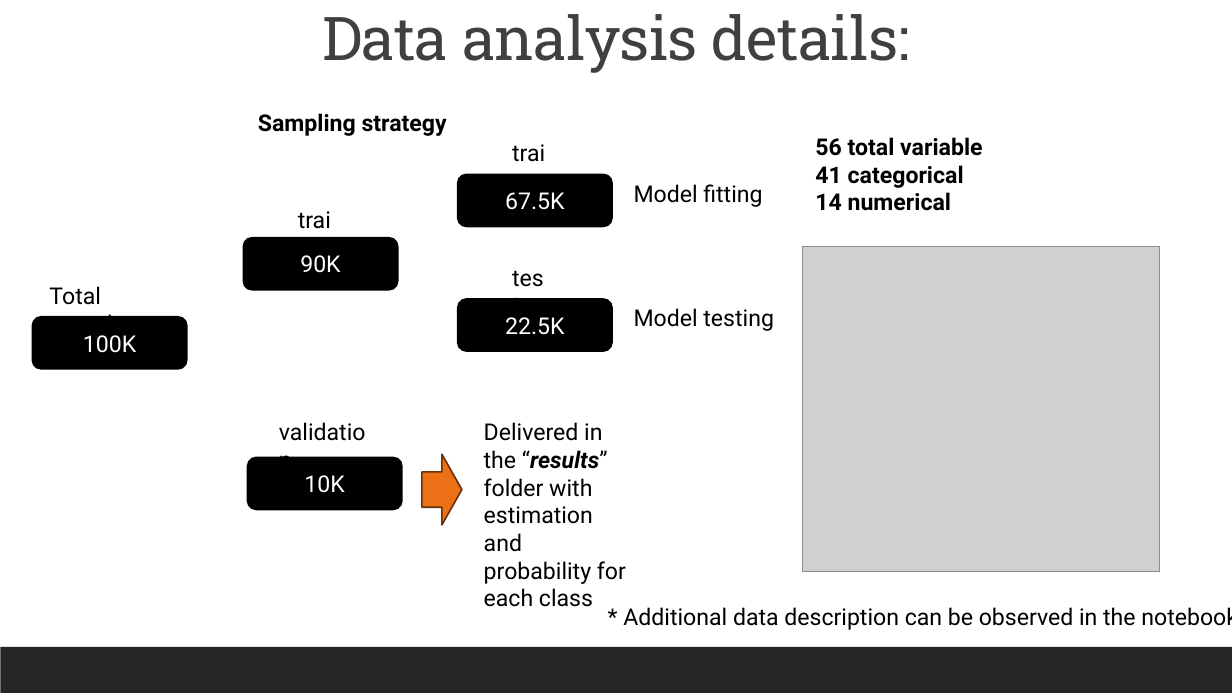
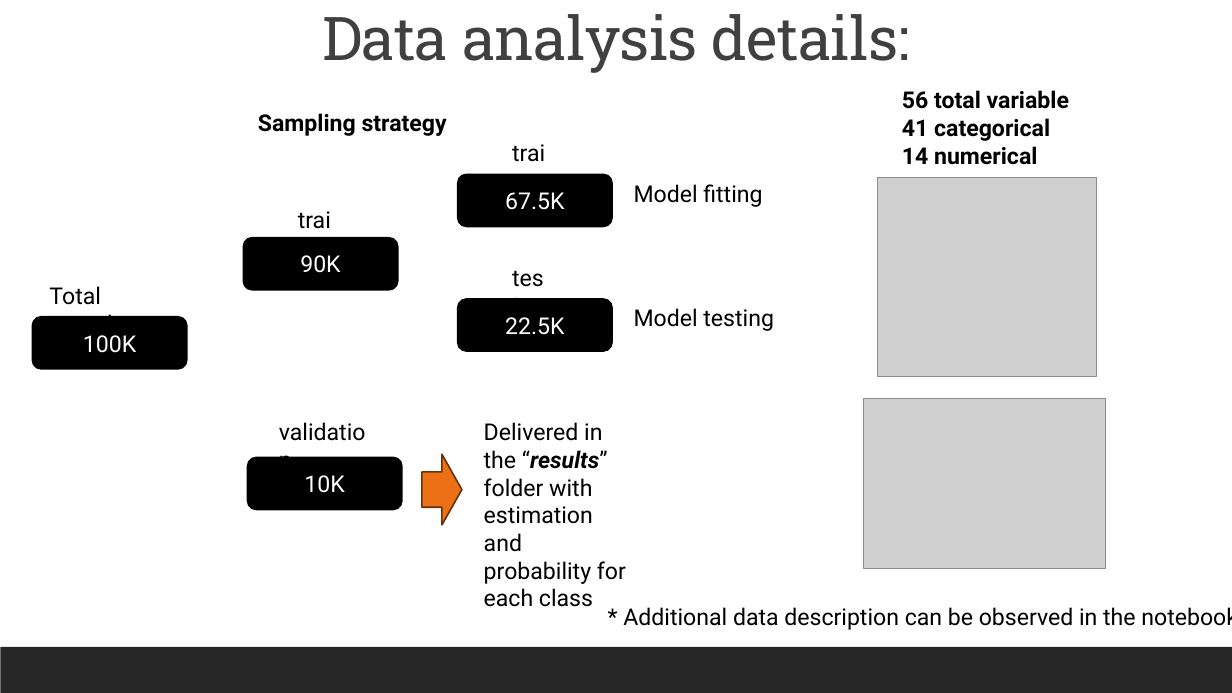
Before and after one commit to willyuyasan/meli_dstest, a slide deck: slide 5 of Meli technical test solution.pptx. Drawn at 1232x693 pixels with LibreOffice and Linux fonts; fonts in the diff are those of the drawing; grey boxes stand for pictures. Boxes give left, top, right and bottom in pixels: in the first picture for what was removed or moved away, otherwise in the second. Text is boxed around its words. In the diff, an @@ line names an element or a change of style, - is before the commit and + after.

```diff
--- a/Meli technical test solution.pptx
+++ b/Meli technical test solution.pptx
@@ text "56 total variable": place and size @@
-text "56 total variable" at [815,137,982,211]
+text "56 total variable" at [902,90,1069,165]
@@ picture: place and size @@
-picture at [803,246,1160,572]
+picture at [877,177,1096,377]
@@ picture added at [863,398,1105,569] @@
```
Also in this commit, not shown: 2 other files.
